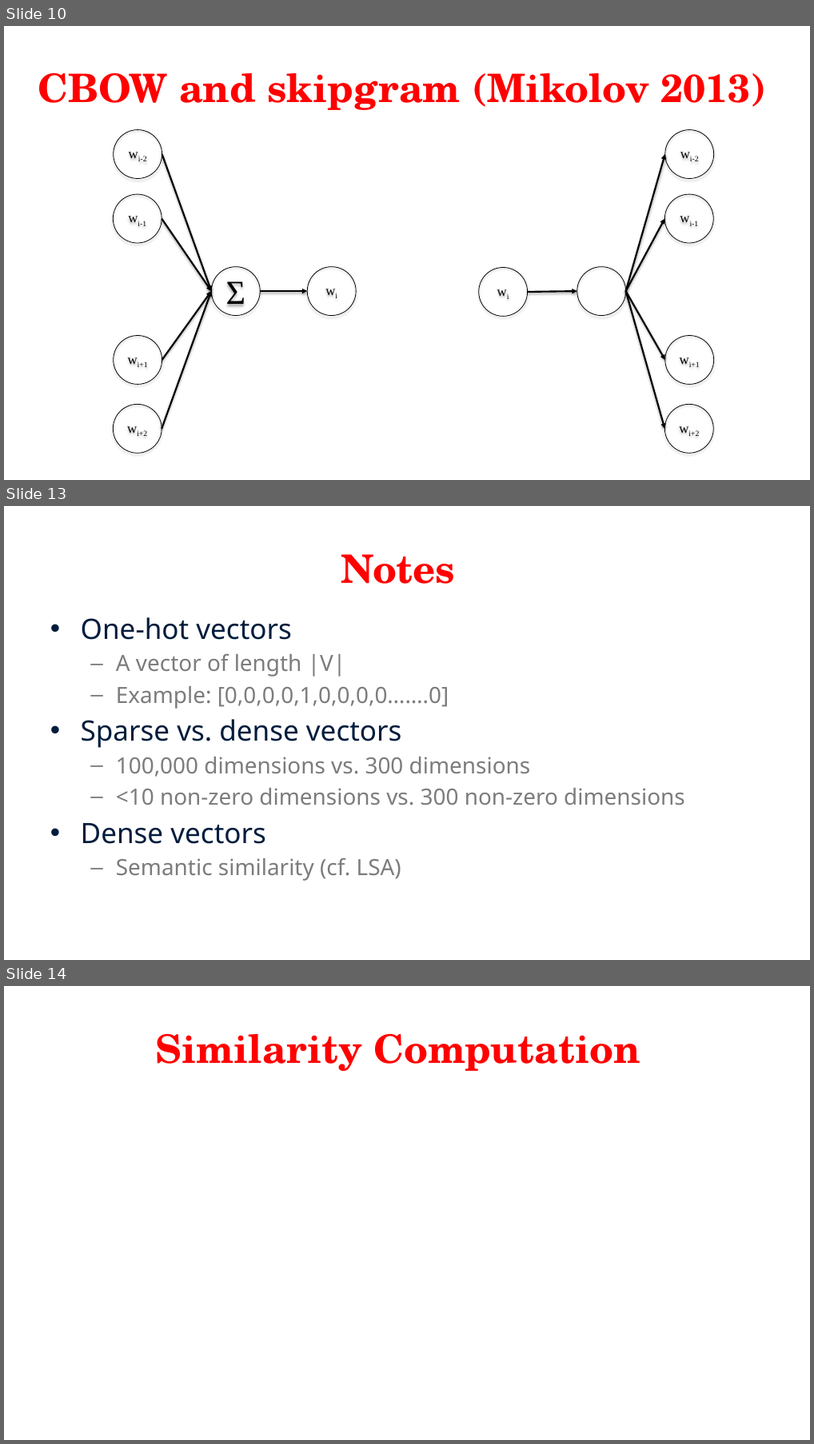
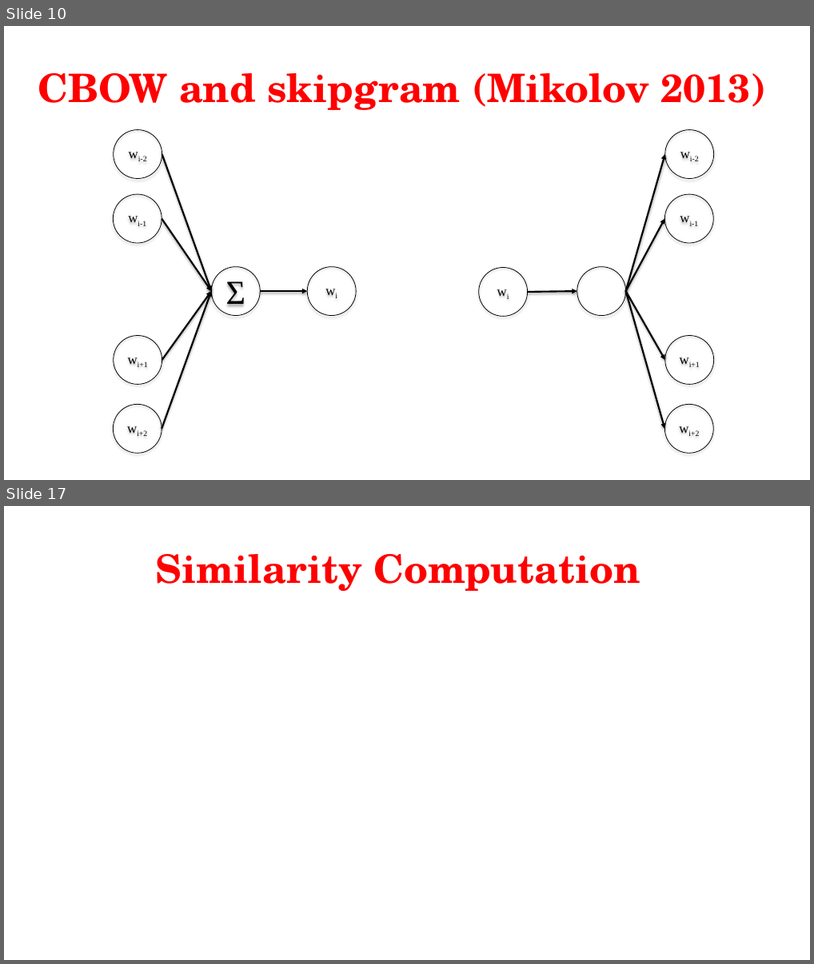
Before and after one commit to fanfeng2015/Natural-Language-Processing, a slide deck: Slides/Lecture 11-5.pptx. Shown one above the other, each under a label of ours: slides 10, 13 and 14 before the commit, slides 10 and 17 after it; the slides between them are not shown. The pictures are 814x1444 and 814x964 pixels, drawn with LibreOffice and Linux fonts; fonts in the diff are those of the drawing; grey boxes stand for pictures. Boxes give left, top, right and bottom in pixels: in the first picture for what was removed or moved away, otherwise in the second. Text is boxed around its words. In the diff, an @@ line names an element or a change of style, - is before the commit and + after.

```diff
--- a/Slides/Lecture 11-5.pptx
+++ b/Slides/Lecture 11-5.pptx
@@ slide 13 removed at (4, 506, 810, 960), background #FFFFFF @@
@@ title removed at (341, 554, 455, 584) @@
-Notes
@@ text removed at (81, 617, 686, 880) @@
-• One-hot vectors
-  – A vector of length |V|
-  – Example: [0,0,0,0,1,0,0,0,0…….0]
-• Sparse vs. dense vectors
-  – 100,000 dimensions vs. 300 dimensions
-  – <10 non-zero dimensions vs. 300 non-zero dimensions
-• Dense vectors
-  – Semantic similarity (cf. LSA)
@@ what was slide 14 is now slide 17 @@
```
Also in this commit, not shown: 6 slides changed, 15 slides added, 2 other slides removed, 24 other files.
